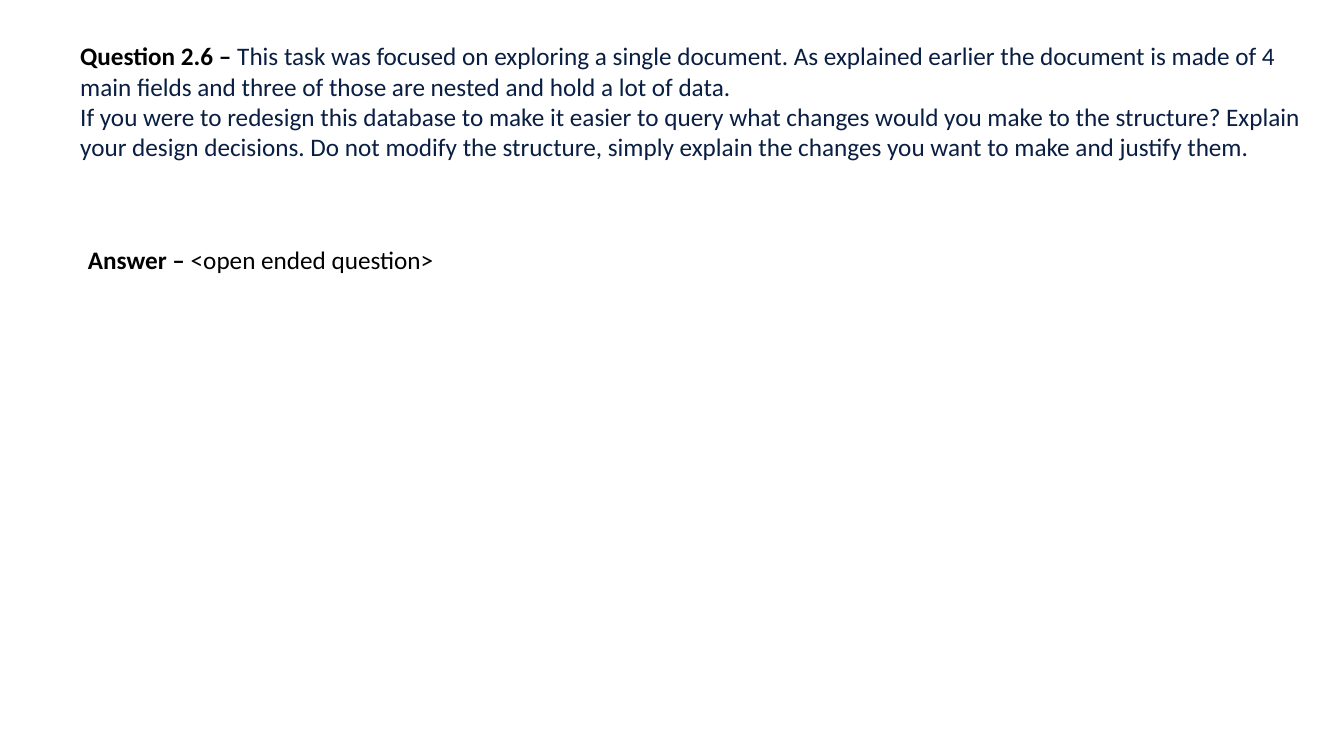
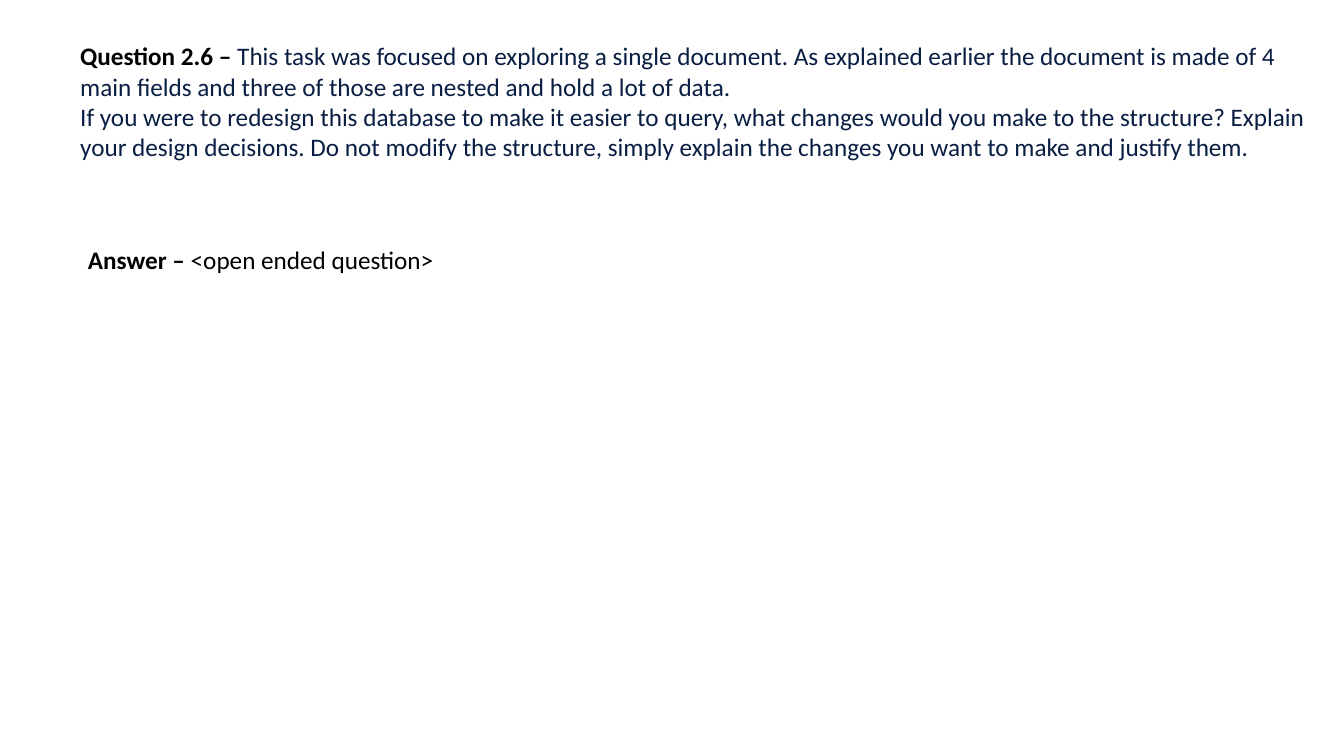
Before and after one commit to ballurai/AmongUSMongoDB-1, a slide deck: slide 10 of AmongUS Assignment.pptx. Drawn at 1344x756 pixels with LibreOffice and Linux fonts; fonts in the diff are those of the drawing. Boxes give left, top, right and bottom in pixels: in the first picture for what was removed or moved away, otherwise in the second. Text is boxed around its words. In the diff, an @@ line names an element or a change of style, - is before the commit and + after.

```diff
--- a/AmongUS Assignment.pptx
+++ b/AmongUS Assignment.pptx
@@ text at bbox=[80, 47, 1304, 161]: text changed @@
-Question 2.6 – This task was focused on exploring a single document. As explained earlier the document is made of 4 main fields and three of those are nested and hold a lot of data.
-If you were to redesign this database to make it easier to query what changes would you make to the structure? Explain your design decisions. Do not modify the structure, simply explain the changes you want to make and justify them.
+Question 2.6 – This task was focused on exploring a single document. As explained earlier the document is made of 4 main fields and three of those are nested and hold a lot of data.
+If you were to redesign this database to make it easier to query, what changes would you make to the structure? Explain your design decisions. Do not modify the structure, simply explain the changes you want to make and justify them.
```
Also in this commit, not shown: 1 other slide changed, 4 slides added.
